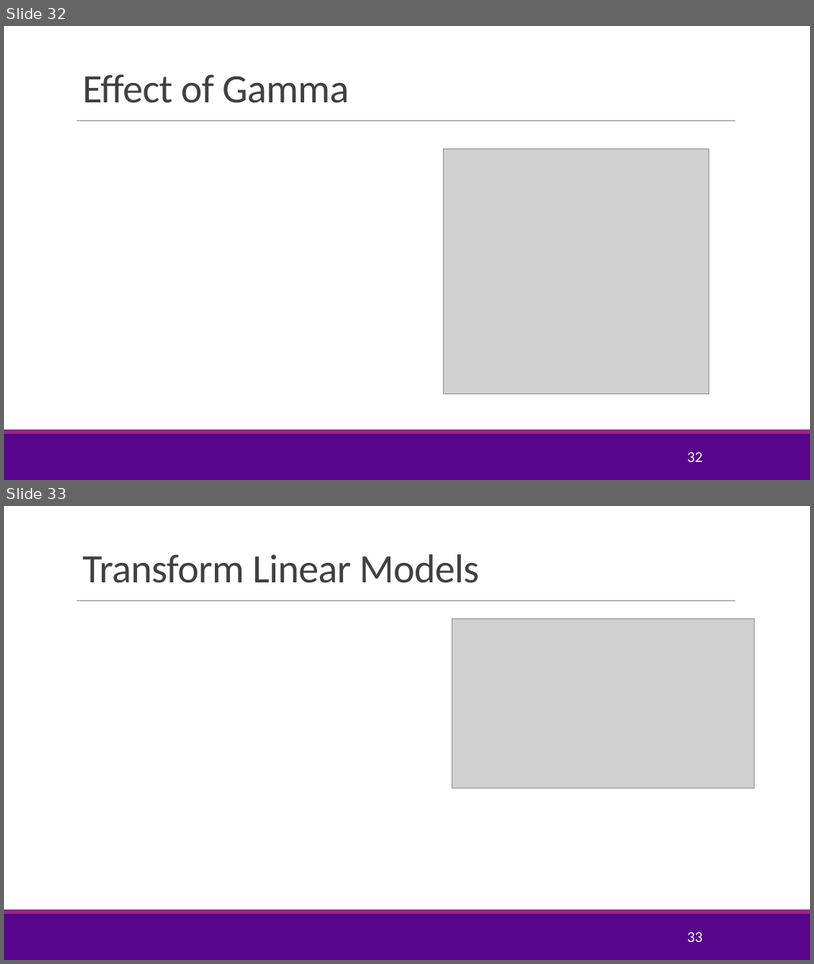
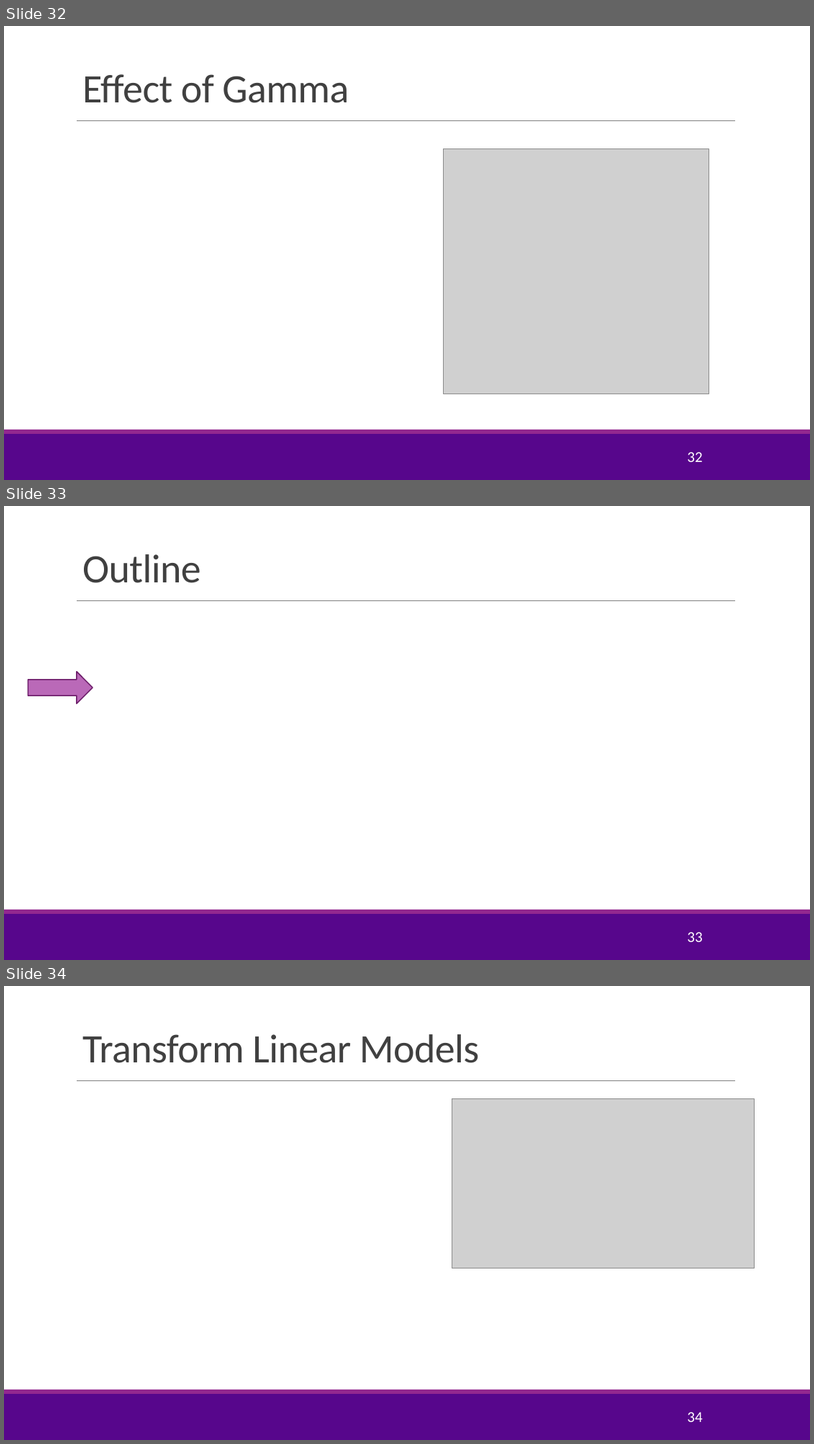
Before and after one commit to sdrangan/introml, a slide deck: lectures/Lect08b_Kernel.pptx. Shown one above the other, each under a label of ours: slides 32 and 33 before the commit, slides 32, 33 and 34 after it. The pictures are 814x964 and 814x1444 pixels, drawn with LibreOffice and Linux fonts; fonts in the diff are those of the drawing; grey boxes stand for pictures; background and template pictures are left out. Boxes give left, top, right and bottom in pixels: in the first picture for what was removed or moved away, otherwise in the second. Text is boxed around its words. In the diff, an @@ line names an element or a change of style, - is before the commit and + after.

```diff
--- a/lectures/Lect08b_Kernel.pptx
+++ b/lectures/Lect08b_Kernel.pptx
@@ slide 33 added at [4,506,810,960], background #FFFFFF; not listed: 3 template elements that a slide beside it also shows @@
@@ title added at [82,554,201,583], 48 pt, text #404040 @@
+Outline
@@ right arrow added at [28,672,93,704], fill #BA69B8, outline #6C1D6A 1.25 pt @@
@@ page number added at [687,932,702,942], 18 pt, text #FFFFFF @@
+33
@@ what was slide 33 is now slide 34 @@
@@ page number at [687,1412,702,1422]: text changed @@
-33
+34
```
Also in this commit, not shown: 1 slide changed, 2 other files.
